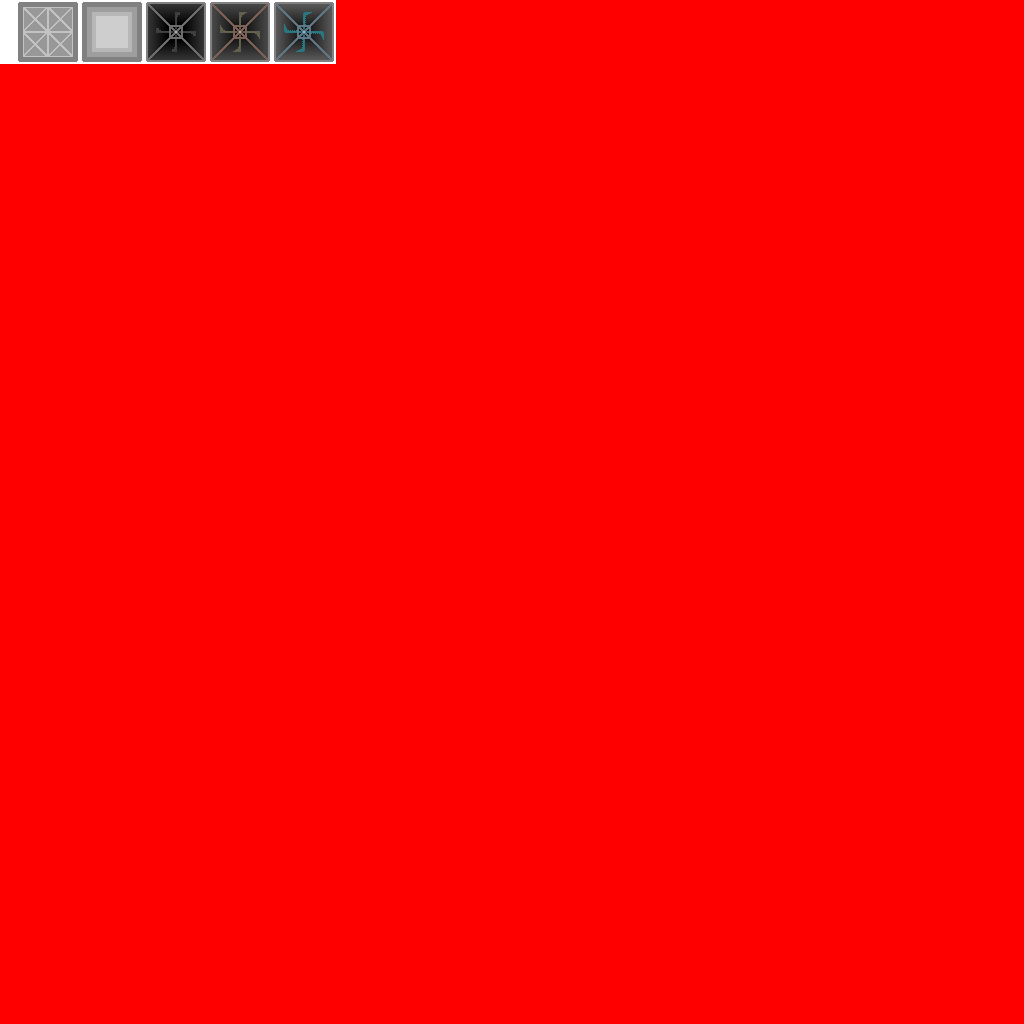
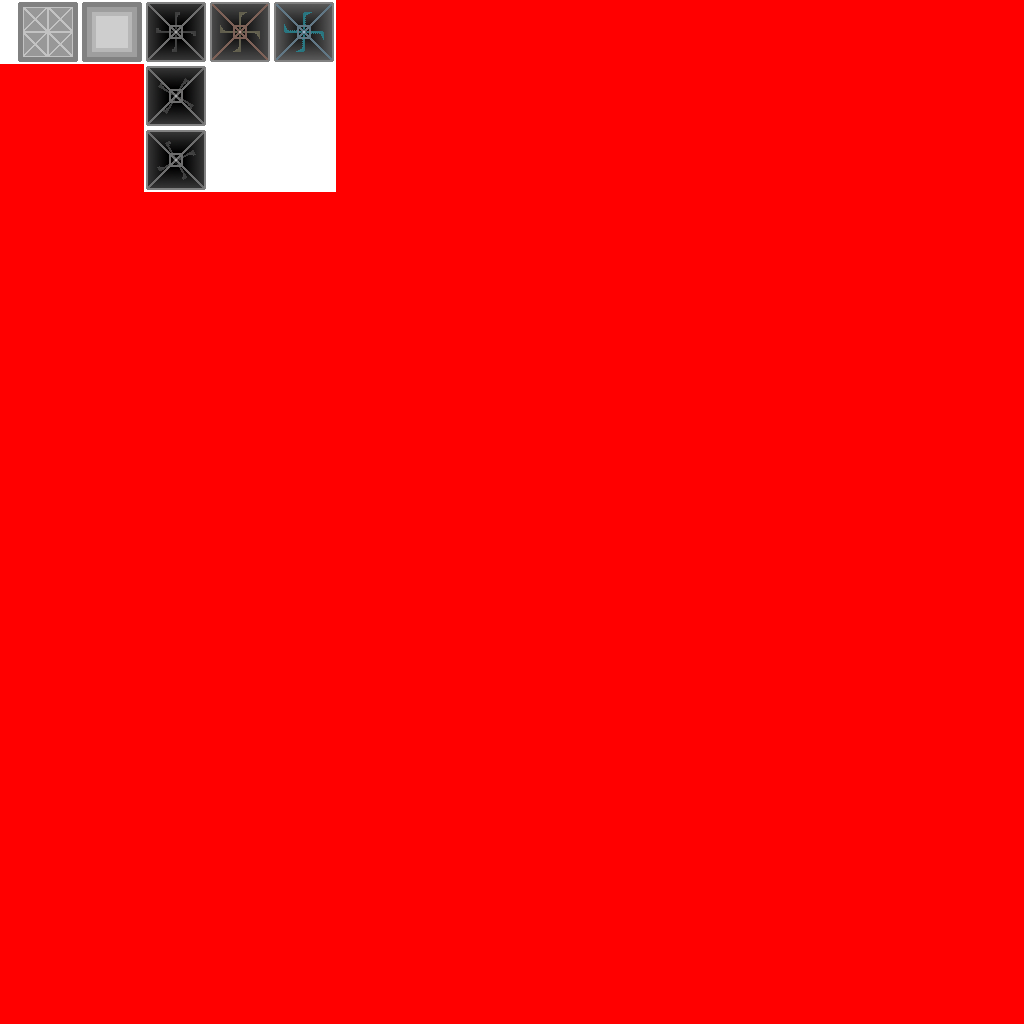
Comparing the layer stacks of the two 1024 x 1024 images. Changes:
added group "mine-l1 copy #1" with 3 layers above "mine-l1 copy" over bbox(146, 130, 206, 190)
added layer "frame #4" in group "mine-l1 copy #1" over bbox(148, 132, 204, 188)
added layer "screw #4" in group "mine-l1 copy #1" over bbox(157, 141, 196, 180)
added layer "hole #4" in group "mine-l1 copy #1" over bbox(146, 130, 206, 190)
added group "mine-l1 copy" with 3 layers above "mine-l1" over bbox(146, 66, 206, 126)
added layer "frame #3" in group "mine-l1 copy" over bbox(148, 68, 204, 124)
added layer "screw #3" in group "mine-l1 copy" over bbox(158, 78, 194, 114)
added layer "hole #3" in group "mine-l1 copy" over bbox(146, 66, 206, 126)
painted on "builder_atlas.png" over bbox(144, 64, 336, 192)
